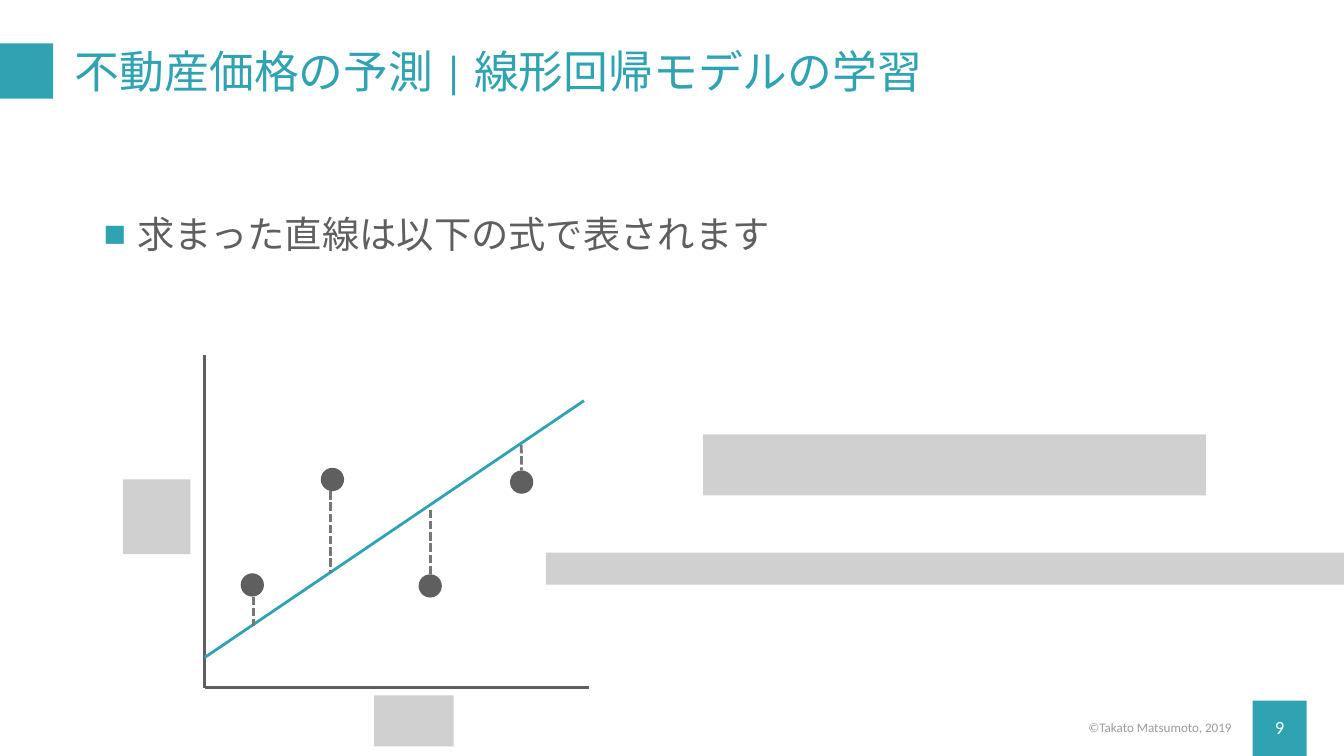
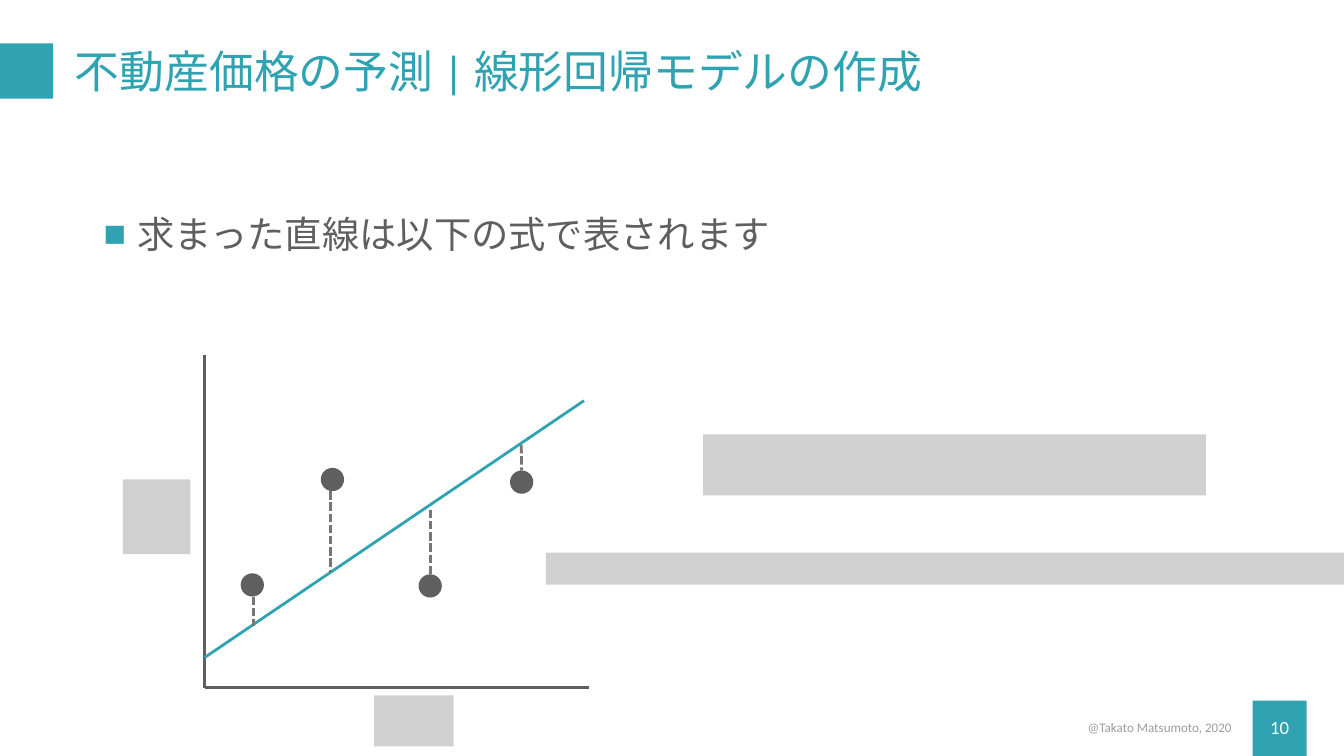
Before and after one commit to TakatoMatsumoto/data_policy_studies, a slide deck: slide 10 of chapter_1/pptx/2_practice.pptx (slide 9 before the commit). Drawn at 1344x756 pixels with LibreOffice and Linux fonts; fonts in the diff are those of the drawing; grey boxes stand for pictures. Boxes give left, top, right and bottom in pixels: in the first picture for what was removed or moved away, otherwise in the second. Text is boxed around its words. In the diff, an @@ line names an element or a change of style, - is before the commit and + after.

```diff
--- a/chapter_1/pptx/2_practice.pptx
+++ b/chapter_1/pptx/2_practice.pptx
@@ title at [75,50,922,92]: text changed @@
-不動産価格の予測 | 線形回帰モデルの学習
+不動産価格の予測 | 線形回帰モデルの作成
@@ text at [1088,723,1231,734]: text changed @@
-©︎Takato Matsumoto, 2019
+@Takato Matsumoto, 2020
@@ page number at [1270,722,1289,734]: text changed @@
-9
+10
```
Also in this commit, not shown: 12 other slides changed, 1 slide added, 2 slides removed, 45 other files.
